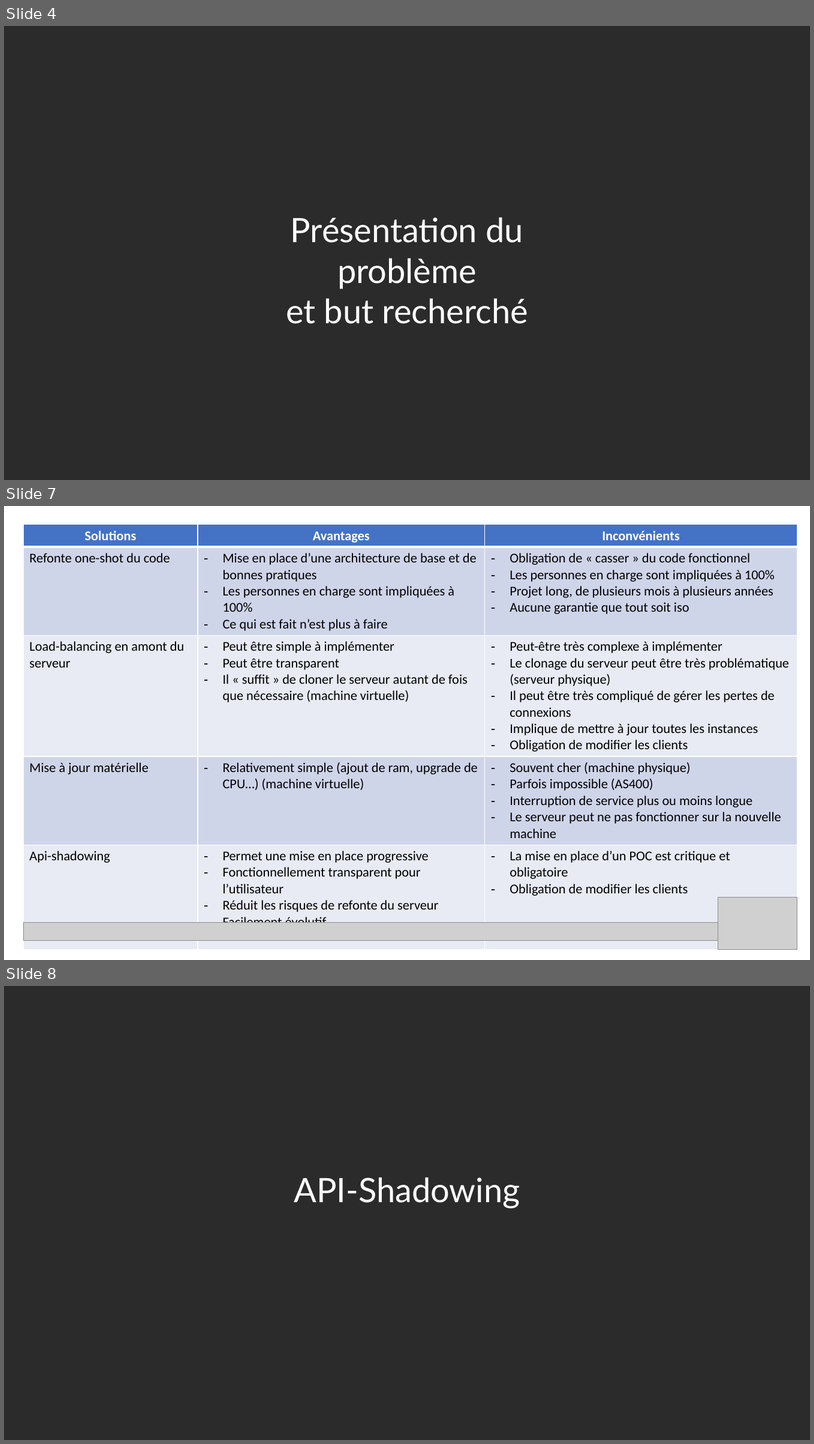
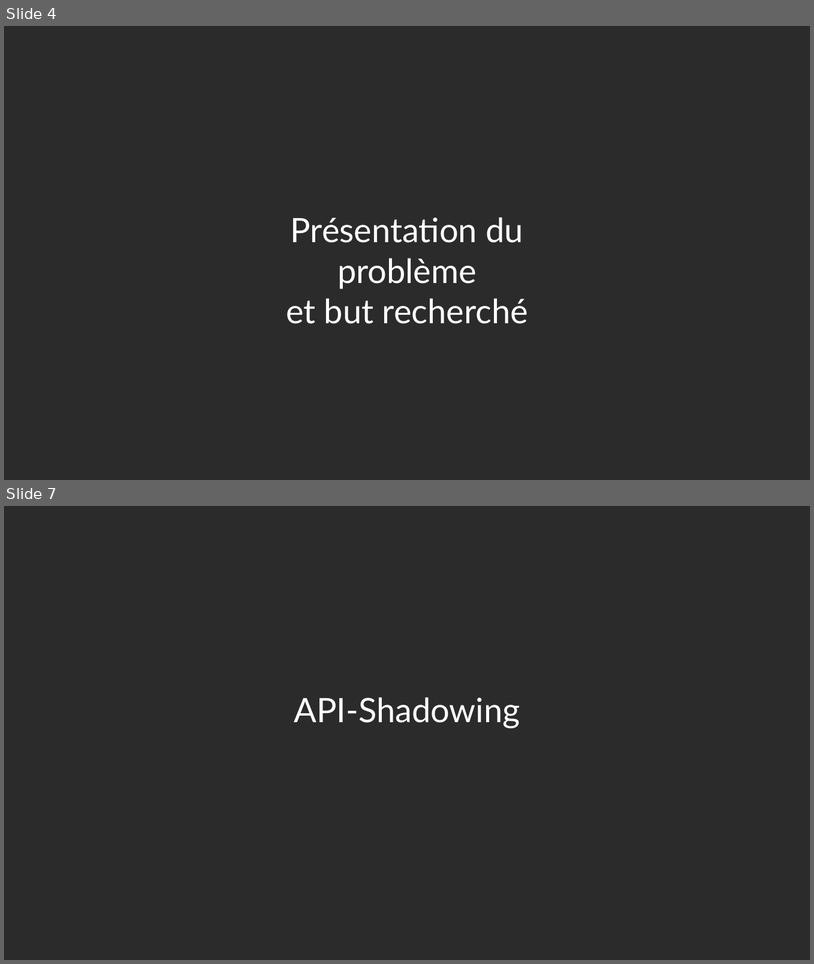
Before and after one commit to acaillol/SpeakUp-ApiShadowing, a slide deck: Speak'up API shadowing.pptx. Shown one above the other, each under a label of ours: slides 4, 7 and 8 before the commit, slides 4 and 7 after it; the slides between them are not shown. The pictures are 814x1444 and 814x964 pixels, drawn with LibreOffice and Linux fonts; fonts in the diff are those of the drawing; grey boxes stand for pictures; background and template pictures are left out; a plain dark background stands for a picture behind light text. Boxes give left, top, right and bottom in pixels: in the first picture for what was removed or moved away, otherwise in the second. Text is boxed around its words. In the diff, an @@ line names an element or a change of style, - is before the commit and + after.

```diff
--- a/Speak'up API shadowing.pptx
+++ b/Speak'up API shadowing.pptx
@@ slide 7 removed at (4, 506, 810, 960), background #FFFFFF @@
@@ table removed at (23, 525, 797, 942), 5 rows, 3 columns @@
-Solutions | Avantages | Inconvénients
-Refonte one-shot du code | Mise en place d’une architecture de base et de bonnes pratiques / Les personnes en charge sont impliquées à 100% / Ce qui est fait n’est plus à faire | Obligation de « casser » du code fonctionnel / Les personnes en charge sont impliquées à 100% / Projet long, de plusieurs mois à plusieurs années / Aucune garantie que tout soit iso
-Load-balancing en amont du serveur | Peut être simple à implémenter / Peut être transparent / Il « suffit » de cloner le serveur autant de fois que nécessaire (machine virtuelle) | Peut-être très complexe à implémenter / Le clonage du serveur peut être très problématique (serveur physique) / Il peut être très compliqué de gérer les pertes de connexions / Implique de mettre à jour toutes les instances / Obligation de modifier les clients
-Mise à jour matérielle | Relativement simple (ajout de ram, upgrade de CPU…) (machine virtuelle) | Souvent cher (machine physique) / Parfois impossible (AS400) / Interruption de service plus ou moins longue / Le serveur peut ne pas fonctionner sur la nouvelle machine
-Api-shadowing | Permet une mise en place progressive / Fonctionnellement transparent pour l’utilisateur / Réduit les risques de refonte du serveur / Facilement évolutif | La mise en place d’un POC est critique et obligatoire / Obligation de modifier les clients
@@ picture removed at (719, 897, 798, 949) @@
@@ picture removed at (23, 922, 719, 940) @@
@@ what was slide 8 is now slide 7 @@
```
Also in this commit, not shown: 3 slides added, 4 other slides removed.
